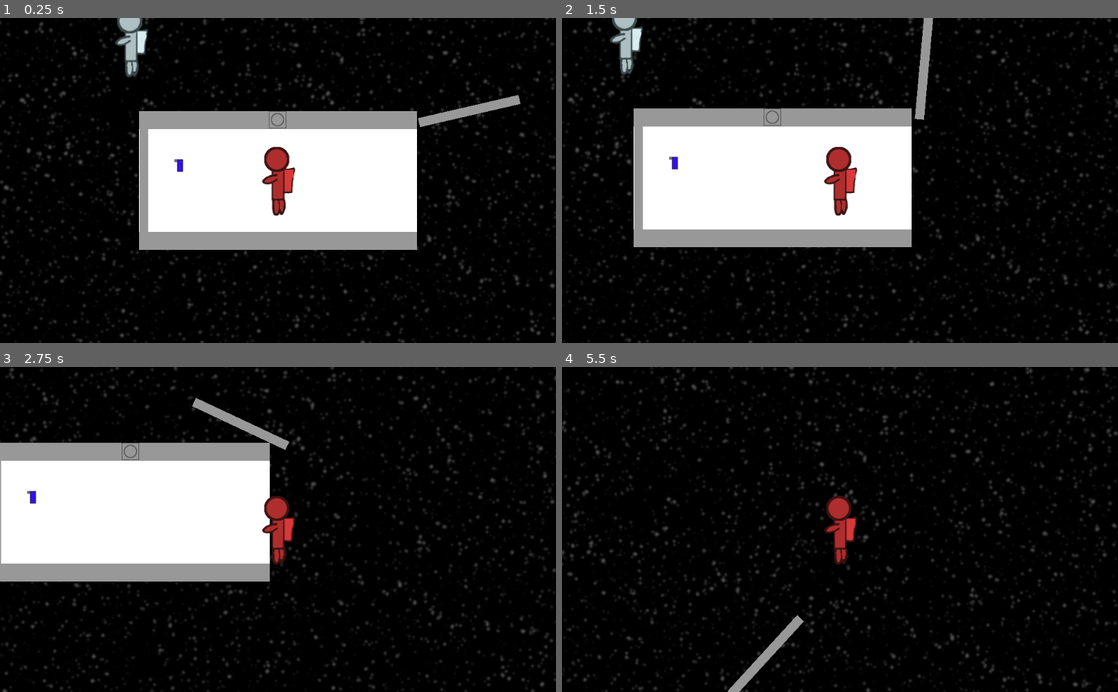
Above: before the commit, frames 1-4 (two rows, left to right).
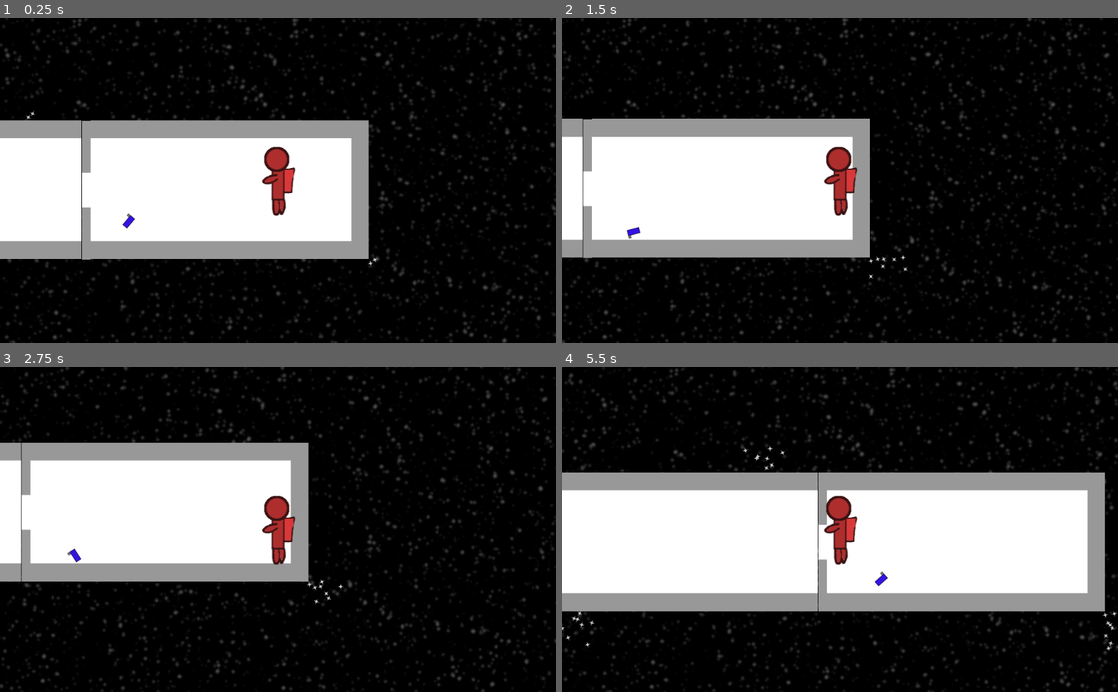
Above: after the commit, the same moments.

Repository: thecyberwraith/cb-gamejam-2021
Game: Godot game, scene res://Levels/Level5/Level5.tscn
Same seed, same stepped clock (60 frames per second), same inputs: the game is played once before the commit and once after it.
Inputs:
- Up to frame 1 (0.25 s): no input
- Up to frame 2 (1.5 s): hold Right (ui_right) 0.53-1.28 s; tap Space (ui_select) at 0.6, 0.77, 1.07, 1.35 s; hold Down (ui_down) from 1.28 s (still down)
- Up to frame 3 (2.75 s): tap Space (ui_select) at 1.52, 1.82, 2.1 s; release Down (ui_down) at 2.03 s; hold Right (ui_right) from 2.03 s (still down)
- Up to frame 4 (5.5 s): release Right (ui_right) at 2.78 s; hold Up (ui_up) 2.78-3.53 s; tap Space (ui_select) at 2.85, 3.02, 3.32, 3.6, 3.77, 4.07, 4.35, 4.52, 4.82, 5.1 s; hold Left (ui_left) 3.53-5.03 s; hold Down (ui_down) from 5.03 s (still down)

The runs differ from the first frame. In frame 1, 25% of the frame differs, in the area x 0-100%, y 0-100%; in frame 2, 21%; in frame 3, 8.1%; in frame 4, 45%.

Commit message:
Added torches, air leaks, and level 5.

Diff:
--- a/Characters/Astronaut/Astronaut.tscn
+++ b/Characters/Astronaut/Astronaut.tscn
@@ -6,11 +6,11 @@
 [ext_resource path="res://Characters/Astronaut/InteractiveTextContainer.gd" type="Script" id=4]
 
 [sub_resource type="CapsuleShape2D" id=1]
-radius = 20.0206
-height = 81.085
+radius = 24.4492
+height = 73.106
 
 [sub_resource type="RectangleShape2D" id=2]
-extents = Vector2( 32.9845, 61.8997 )
+extents = Vector2( 33.0001, 69.1225 )
 
 [node name="Astronaut" type="RigidBody2D"]
 mode = 2
--- a/Items/Torch/Torch.tscn
+++ b/Items/Torch/Torch.tscn
@@ -10,7 +10,7 @@
 [sub_resource type="RectangleShape2D" id=2]
 extents = Vector2( 16.9126, 20.4001 )
 
-[node name="Item" type="RigidBody2D"]
+[node name="Torch" type="RigidBody2D"]
 script = ExtResource( 2 )
 
 [node name="Sprite" type="Sprite" parent="."]
@@ -24,7 +24,6 @@
 [node name="ItemInteractableArea" type="Area2D" parent="."]
 script = ExtResource( 1 )
 interact_text = "Grab Torch"
-descriptor = "torch"
 held_descriptor = "torch"
 
 [node name="CollisionShape2D" type="CollisionShape2D" parent="ItemInteractableArea"]
--- /dev/null
+++ b/Levels/Interactables/AirLeak/AirLeak.gd
@@ -0,0 +1,16 @@
+extends Node2D
+
+class_name AirLeak
+
+onready var particles: CPUParticles2D = get_node("CPUParticles2D")
+onready var area: AirLeakInteractableArea = get_node("AirLeakInteractableArea")
+
+signal patched
+
+func _ready():
+	area.connect("patched", self, "on_air_leak_patched")
+	#add_to_group('leaks')
+
+func on_air_leak_patched():
+	emit_signal("patched")
+	queue_free()
--- /dev/null
+++ b/Levels/Interactables/AirLeak/AirLeakInteractableArea.gd
@@ -0,0 +1,11 @@
+extends InteractableArea
+
+class_name AirLeakInteractableArea
+
+signal patched
+
+func can_interact(astronaut):
+	return astronaut.current_interaction != null and astronaut.current_interaction.descriptor == 'torch'
+
+func on_interact(astronaut):
+	emit_signal("patched")
--- /dev/null
+++ b/Levels/Interactables/AirLeak/AirLeakScene.tscn
@@ -0,0 +1,34 @@
+[gd_scene load_steps=5 format=2]
+
+[ext_resource path="res://Levels/Interactables/AirLeak/Particle.png" type="Texture" id=1]
+[ext_resource path="res://Levels/Interactables/AirLeak/AirLeakInteractableArea.gd" type="Script" id=2]
+[ext_resource path="res://Levels/Interactables/AirLeak/AirLeak.gd" type="Script" id=3]
+
+[sub_resource type="RectangleShape2D" id=1]
+extents = Vector2( 21.6893, 25.8514 )
+
+[node name="AirLeak" type="Node2D" groups=[
+"leaks",
+]]
+script = ExtResource( 3 )
+
+[node name="CPUParticles2D" type="CPUParticles2D" parent="."]
+texture = ExtResource( 1 )
+emission_shape = 1
+emission_sphere_radius = 1.0
+direction = Vector2( 0, -1 )
+gravity = Vector2( 0, 0 )
+initial_velocity = 71.66
+initial_velocity_random = 0.37
+angular_velocity = 106.67
+angular_velocity_random = 0.28
+
+[node name="AirLeakInteractableArea" type="Area2D" parent="."]
+position = Vector2( -0.594604, 0 )
+script = ExtResource( 2 )
+interact_text = "Patch Air Leak"
+descriptor = "airleak"
+
+[node name="CollisionShape2D" type="CollisionShape2D" parent="AirLeakInteractableArea"]
+position = Vector2( 0, -26.1626 )
+shape = SubResource( 1 )
--- a/Levels/Level5/Level5.gd
+++ b/Levels/Level5/Level5.gd
@@ -1,6 +1,9 @@
 extends Node2D
 
-onready var airlock = get_node("Ship/BreakableAirLock")
+onready var level_core: LevelCore = get_node("LevelCore")
+onready var airlock: BreakableAirLock = get_node("Ship/BreakableAirLock")
+onready var leak: AirLeak = get_node("AirLeak")
 
-func _ready():
-	airlock.break_door(BreakableAirLock.Door.RIGHT)
+func _process(_delta):
+	if len(get_tree().get_nodes_in_group('leaks')) == 0:
+		level_core.level_success()
--- a/Levels/Level5/Level5.tscn
+++ b/Levels/Level5/Level5.tscn
@@ -1,25 +1,52 @@
-[gd_scene load_steps=5 format=2]
+[gd_scene load_steps=9 format=2]
 
 [ext_resource path="res://Items/AirLock/BreakableAirLock.tscn" type="PackedScene" id=1]
 [ext_resource path="res://Levels/LevelCore.tscn" type="PackedScene" id=2]
 [ext_resource path="res://Levels/Level5/Level5.gd" type="Script" id=3]
 [ext_resource path="res://Items/Torch/Torch.tscn" type="PackedScene" id=4]
+[ext_resource path="res://Levels/Interactables/AirLeak/AirLeakScene.tscn" type="PackedScene" id=5]
+[ext_resource path="res://Levels/Statics/Corridor/Corridor.tscn" type="PackedScene" id=6]
+[ext_resource path="res://Levels/Statics/WallWithHole/WallWithHole.tscn" type="PackedScene" id=7]
+[ext_resource path="res://Levels/Statics/DeadEnd/DeadEnd.tscn" type="PackedScene" id=8]
 
 [node name="Level5" type="Node2D"]
 script = ExtResource( 3 )
 
 [node name="Ship" type="Node2D" parent="."]
 
+[node name="DeadEnd" parent="Ship" instance=ExtResource( 8 )]
+position = Vector2( 528.87, 0 )
+
+[node name="Corridor" parent="Ship" instance=ExtResource( 6 )]
+
 [node name="BreakableAirLock" parent="Ship" instance=ExtResource( 1 )]
+position = Vector2( -511.376, 0 )
+
+[node name="WallWithHole" parent="Ship" instance=ExtResource( 7 )]
+position = Vector2( 264.906, 0.803955 )
 
 [node name="LevelCore" parent="." instance=ExtResource( 2 )]
 
 [node name="Starts" type="Node2D" parent="."]
 
 [node name="Position2D" type="Position2D" parent="Starts"]
+position = Vector2( 617.637, -16.9706 )
 
 [node name="Position2D2" type="Position2D" parent="Starts"]
 position = Vector2( -270.833, -255.688 )
 
-[node name="Item" parent="." instance=ExtResource( 4 )]
-position = Vector2( -179.962, -27.6179 )
+[node name="Torch" parent="." instance=ExtResource( 4 )]
+position = Vector2( 341.883, 55.8208 )
+linear_velocity = Vector2( 5, 16 )
+angular_velocity = 3.0
+
+[node name="AirLeak" parent="." instance=ExtResource( 5 )]
+position = Vector2( 161.253, -128.289 )
+
+[node name="AirLeak2" parent="." instance=ExtResource( 5 )]
+position = Vector2( 784.08, 128.657 )
+rotation = 2.31168
+
+[node name="AirLeak3" parent="." instance=ExtResource( 5 )]
+position = Vector2( -182.634, 126.508 )
+rotation = 3.13789
--- a/Levels/LevelCore.tscn
+++ b/Levels/LevelCore.tscn
@@ -9,6 +9,9 @@
 
 [node name="LevelCore" type="Node2D"]
 script = ExtResource( 1 )
+__meta__ = {
+"_edit_group_": true
+}
 
 [node name="ParallaxBackground" type="ParallaxBackground" parent="."]
 
--- /dev/null
+++ b/Levels/Statics/WallWithHole/WallWithHole.tscn
@@ -0,0 +1,19 @@
+[gd_scene load_steps=3 format=2]
+
+[ext_resource path="res://Levels/Statics/WallWithHole/HoledWall.png" type="Texture" id=1]
+
+[sub_resource type="RectangleShape2D" id=1]
+extents = Vector2( 7.92291, 47.8265 )
+
+[node name="WallWithHole" type="StaticBody2D"]
+
+[node name="Sprite" type="Sprite" parent="."]
+texture = ExtResource( 1 )
+
+[node name="CollisionShape2D" type="CollisionShape2D" parent="."]
+position = Vector2( -0.052948, -80.1809 )
+shape = SubResource( 1 )
+
+[node name="CollisionShape2D2" type="CollisionShape2D" parent="."]
+position = Vector2( -0.052948, 80.1466 )
+shape = SubResource( 1 )
--- a/Menus/LevelsList.gd
+++ b/Menus/LevelsList.gd
@@ -6,7 +6,8 @@
 	[ 'Repair that Bulb', 'res://Levels/Level1/Level1.tscn'],
 	[ 'Think Fast', 'res://Levels/Level2/Level2.tscn'],
 	[ 'Who drew the short straw?', 'res://Levels/Level3/Level3.tscn'],
-	[ 'Just stay fixed!', 'res://Levels/Level4/Level4.tscn']
+	[ 'Just stay fixed!', 'res://Levels/Level4/Level4.tscn'],
+	[ 'Where is the air going?', 'res://Levels/Level5/Level5.tscn']
 ]
 const MainMenu = "res://Menus/MainMenu.tscn"
 
--- a/project.godot
+++ b/project.godot
@@ -9,6 +9,16 @@
 config_version=4
 
 _global_script_classes=[ {
+"base": "Node2D",
+"class": "AirLeak",
+"language": "GDScript",
+"path": "res://Levels/Interactables/AirLeak/AirLeak.gd"
+}, {
+"base": "InteractableArea",
+"class": "AirLeakInteractableArea",
+"language": "GDScript",
+"path": "res://Levels/Interactables/AirLeak/AirLeakInteractableArea.gd"
+}, {
 "base": "Node2D",
 "class": "AirLock",
 "language": "GDScript",
@@ -95,6 +105,8 @@
 "path": "res://Levels/LevelCore.gd"
 } ]
 _global_script_class_icons={
+"AirLeak": "",
+"AirLeakInteractableArea": "",
 "AirLock": "",
 "Astronaut": "",
 "AstronautCamera": "",
Binary file added: Levels/Interactables/AirLeak/Particle.png
Binary file added: Levels/Statics/WallWithHole/HoledWall.png
Not shown, changed: .gitignore
Not shown, added: Levels/Statics/WallWithHole/HoledWall.xcf
